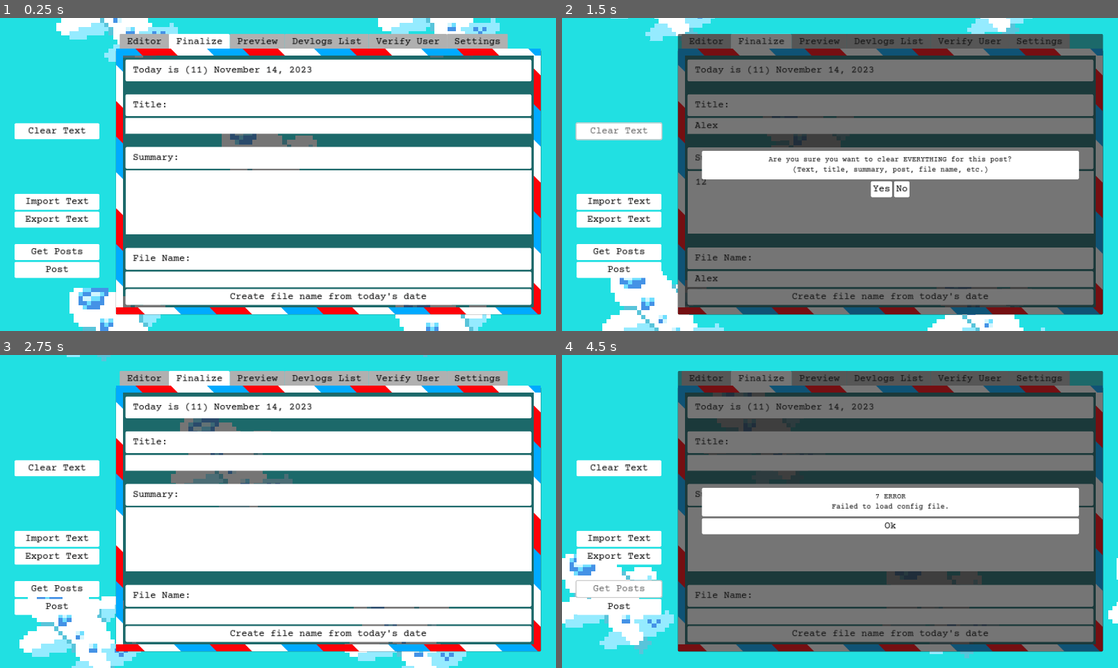
Above: before the commit, frames 1-4 (two rows, left to right).
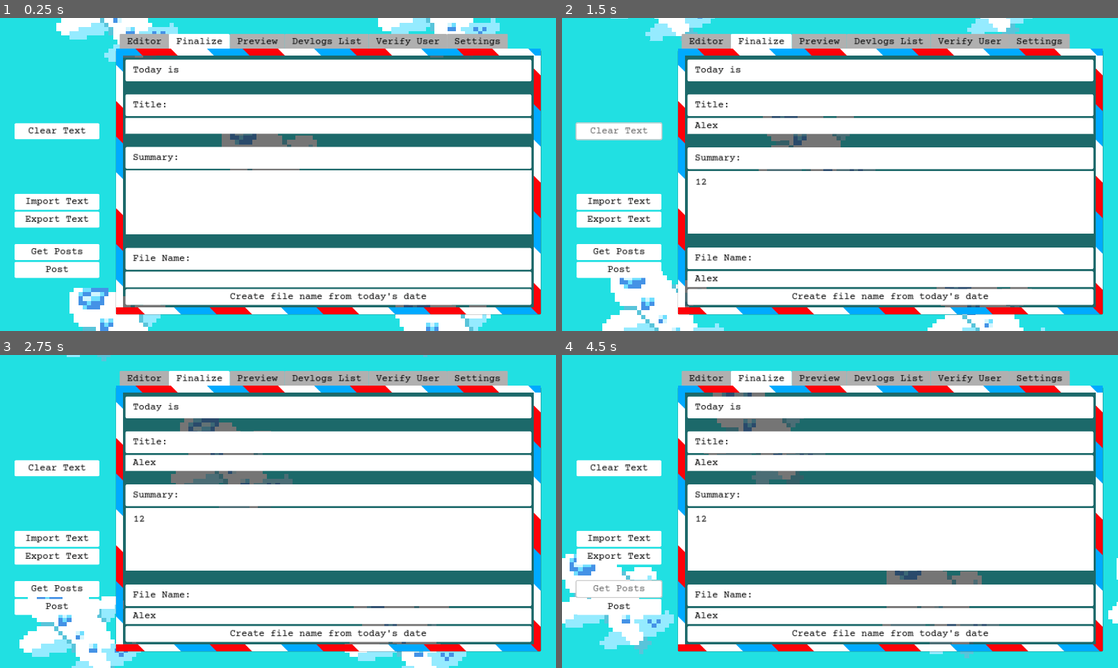
Above: after the commit, the same moments.

Repository: jennyton88/devlogs-maker
Game: Godot game, scene res://scenes/devlogs.tscn
Same seed, same stepped clock (60 frames per second), same inputs: the game is played once before the commit and once after it.
Inputs (mouse positions are in pixels of both pictures, inside the frame that each line leads up to):
- Up to frame 1 (0.25 s): no input
- Up to frame 2 (1.5 s): click (890, 124) at 0.52 s; type "Alex" at 0.6 s; click (890, 202) at 0.75 s; type "12" at 0.83 s; click (890, 280) at 0.98 s; type "Alex" at 1.07 s; click "Clear Text" at 1.25 s
- Up to frame 3 (2.75 s): click (316, 527) at 2 s, where only the run before the commit has a clickable "Yes"
- Up to frame 4 (4.5 s): click "Import Text" at 2.75 s; click "Export Text" at 3.5 s; click "Get Posts" at 4.25 s

The runs differ from the first frame. In frame 1, 0.2% of the frame differs, in the area x 33-57%, y 15-19%; in frame 2, 63%, in the area x 20-98%, y 5-95%; in frame 3, 2.4%; in frame 4, 60%.
Error after the commit: Parse Error: Could not find type "ErrorType" in the current scope. (res://scripts/devlogs.gd:643)

Commit message:
create/replace wrapper methods for easier replacement for msg popups, deleted nodes, references,

Diff:
--- a/scenes/devlogs.tscn
+++ b/scenes/devlogs.tscn
@@ -8,6 +8,7 @@
 [ext_resource type="PackedScene" uid="uid://dvjxapeupcitp" path="res://scenes/components/border.tscn" id="6_hcaqf"]
 [ext_resource type="PackedScene" uid="uid://b7134j8afntpo" path="res://scenes/verify_user.tscn" id="7_36a3x"]
 [ext_resource type="PackedScene" uid="uid://bc4tgg3t4a85l" path="res://scenes/settings.tscn" id="7_adelr"]
+[ext_resource type="PackedScene" uid="uid://cg4nnfhi2bqyp" path="res://scenes/components/popup_msg.tscn" id="9_4c6yf"]
 
 [sub_resource type="ShaderMaterial" id="ShaderMaterial_1bv88"]
 shader = ExtResource("3_oqjq2")
@@ -212,77 +213,9 @@
 mouse_filter = 2
 theme_override_constants/margin_top = 30
 
-[node name="ErrorPopup" type="MarginContainer" parent="HBoxContainer/VB2/MC1"]
-visible = false
-layout_mode = 2
-
-[node name="Panel" type="Panel" parent="HBoxContainer/VB2/MC1/ErrorPopup"]
-layout_mode = 2
-
-[node name="S7" type="MarginContainer" parent="HBoxContainer/VB2/MC1/ErrorPopup"]
-layout_mode = 2
-theme_override_constants/margin_left = 50
-theme_override_constants/margin_top = 20
-theme_override_constants/margin_right = 50
-theme_override_constants/margin_bottom = 20
-
-[node name="VBC2" type="VBoxContainer" parent="HBoxContainer/VB2/MC1/ErrorPopup/S7"]
-layout_mode = 2
-alignment = 1
-
-[node name="Message" type="Label" parent="HBoxContainer/VB2/MC1/ErrorPopup/S7/VBC2"]
-layout_mode = 2
-theme_override_font_sizes/font_size = 15
-text = "404 Error
-There has been an error."
-horizontal_alignment = 1
-
-[node name="Ok" type="Button" parent="HBoxContainer/VB2/MC1/ErrorPopup/S7/VBC2"]
-layout_mode = 2
-text = "Ok"
-
-[node name="DeletePopup" type="MarginContainer" parent="HBoxContainer/VB2/MC1"]
-visible = false
-layout_mode = 2
-
-[node name="Panel" type="Panel" parent="HBoxContainer/VB2/MC1/DeletePopup"]
-layout_mode = 2
-
-[node name="S7" type="MarginContainer" parent="HBoxContainer/VB2/MC1/DeletePopup"]
-layout_mode = 2
-theme_override_constants/margin_left = 50
-theme_override_constants/margin_top = 20
-theme_override_constants/margin_right = 50
-theme_override_constants/margin_bottom = 20
-
-[node name="VBC2" type="VBoxContainer" parent="HBoxContainer/VB2/MC1/DeletePopup/S7"]
-layout_mode = 2
-alignment = 1
-
-[node name="Message" type="Label" parent="HBoxContainer/VB2/MC1/DeletePopup/S7/VBC2"]
-layout_mode = 2
-theme_override_font_sizes/font_size = 15
-text = "Are you sure you want to delete this post?"
-horizontal_alignment = 1
-
-[node name="HBoxContainer" type="HBoxContainer" parent="HBoxContainer/VB2/MC1/DeletePopup/S7/VBC2"]
-layout_mode = 2
-alignment = 1
-
-[node name="Yes" type="Button" parent="HBoxContainer/VB2/MC1/DeletePopup/S7/VBC2/HBoxContainer"]
-layout_mode = 2
-theme_override_colors/font_hover_pressed_color = Color(0.756863, 0, 0, 1)
-text = "Yes"
-
-[node name="ClearTextYes" type="Button" parent="HBoxContainer/VB2/MC1/DeletePopup/S7/VBC2/HBoxContainer"]
-visible = false
-layout_mode = 2
-theme_override_colors/font_hover_pressed_color = Color(0.756863, 0, 0, 1)
-text = "Yes"
-
-[node name="No" type="Button" parent="HBoxContainer/VB2/MC1/DeletePopup/S7/VBC2/HBoxContainer"]
-layout_mode = 2
-text = "No"
+[node name="MsgPopup" parent="HBoxContainer/VB2/MC1" instance=ExtResource("9_4c6yf")]
+visible = false
+layout_mode = 2
 
 [node name="S4" type="MarginContainer" parent="HBoxContainer/VB2"]
 layout_mode = 2
--- a/scripts/devlogs.gd
+++ b/scripts/devlogs.gd
@@ -21,17 +21,9 @@
 @onready var file_dialog = $FileDialog;
 
 
-# Popups
-@onready var error_popup = $HBoxContainer/VB2/MC1/ErrorPopup;
-@onready var error_msg = $HBoxContainer/VB2/MC1/ErrorPopup/S7/VBC2/Message;
-@onready var error_button = $HBoxContainer/VB2/MC1/ErrorPopup/S7/VBC2/Ok;
-
-@onready var delete_msg = $HBoxContainer/VB2/MC1/DeletePopup/S7/VBC2/Message;
-@onready var delete_popup = $HBoxContainer/VB2/MC1/DeletePopup;
-@onready var delete_yes_button = $HBoxContainer/VB2/MC1/DeletePopup/S7/VBC2/HBoxContainer/Yes;
-@onready var delete_no_button = $HBoxContainer/VB2/MC1/DeletePopup/S7/VBC2/HBoxContainer/No;
-
-@onready var clear_yes_button = $HBoxContainer/VB2/MC1/DeletePopup/S7/VBC2/HBoxContainer/ClearTextYes;
+# Message Popup
+@onready var msg_popup = $HBoxContainer/VB2/MC1/MsgPopup;
+
 
 # Post list
 @onready var post_list = $"HBoxContainer/VB2/MC1/Workspace/Devlogs List/ScrollContainer/VBoxContainer";
@@ -77,12 +69,6 @@
 	text_editor.text_changed.connect(_on_update_preview);
 	post_summary.text_changed.connect(_on_update_preview);
 
-
-	error_button.pressed.connect(_on_error_button_pressed);
-
-	delete_no_button.pressed.connect(_on_delete_no_button_pressed);
-	clear_yes_button.pressed.connect(_on_serious_clear_button_pressed);
-
 	file_dialog.add_filter("*.txt", "Text Files");
 	file_dialog.file_selected.connect(file_selected);
 	file_dialog.current_dir = OS.get_system_dir(OS.SystemDir.SYSTEM_DIR_DOWNLOADS);
@@ -101,11 +87,6 @@
 # ==========================
 # ===== Signal Methods =====
 # ==========================
-
-
-func _on_error_button_pressed():
-	error_popup.hide();
-
 
 func _on_post_curr_text():
 	if (file_name.text == "" || post_title.text == "" ||
@@ -304,10 +285,6 @@
 		button.get_parent().queue_free();
 		text_editor.text = "";
 		edit_button_ref = null;
-
-
-func _on_delete_no_button_pressed():
-	delete_popup.hide();
 
 
 func _on_import_file():
@@ -512,12 +489,6 @@
 # ============================
 
 
-## For error popup
-func set_error(error_text: String) -> void:
-	error_msg.text = error_text;
-	error_popup.show();
-
-
 func failed_checks(result: int, response_code: int):
 	if (result != OK):
 		var error_result = "%d ERROR\nHTTP request response error.\nResult %d" % [response_code, result];
@@ -655,3 +626,27 @@
 		return "project";
 
 	return "";
+
+
+func _on_hide_popup(button: Button):
+	msg_popup.exit(button, _on_hide_popup);
+
+
+func create_notif_popup(code_text: String):
+	msg_popup.create_popup(
+		code_text,
+		{'yes': ["Ok", _on_hide_popup]},
+		MsgType.Notification
+	);
+
+
+func create_error_popup(error_code: Error, error_type: ErrorType):
+	var error_msg = "%d\n" % error_code;
+
+	match error_type:
+		ErrorType.ConfigError:
+			error_msg += "Failed to load config file.";
+		ErrorType.HTTPError:
+			error_msg += "Couldn't perform HTTP request.";
+
+	create_notif_popup(error_msg);
Not shown: 1 places in scenes/devlogs.tscn that only renumber resources
